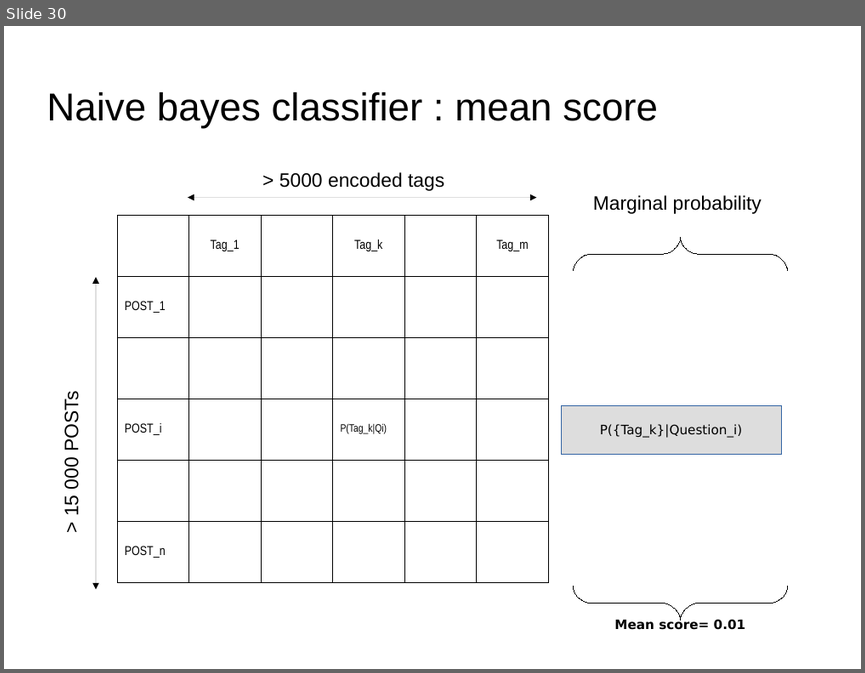
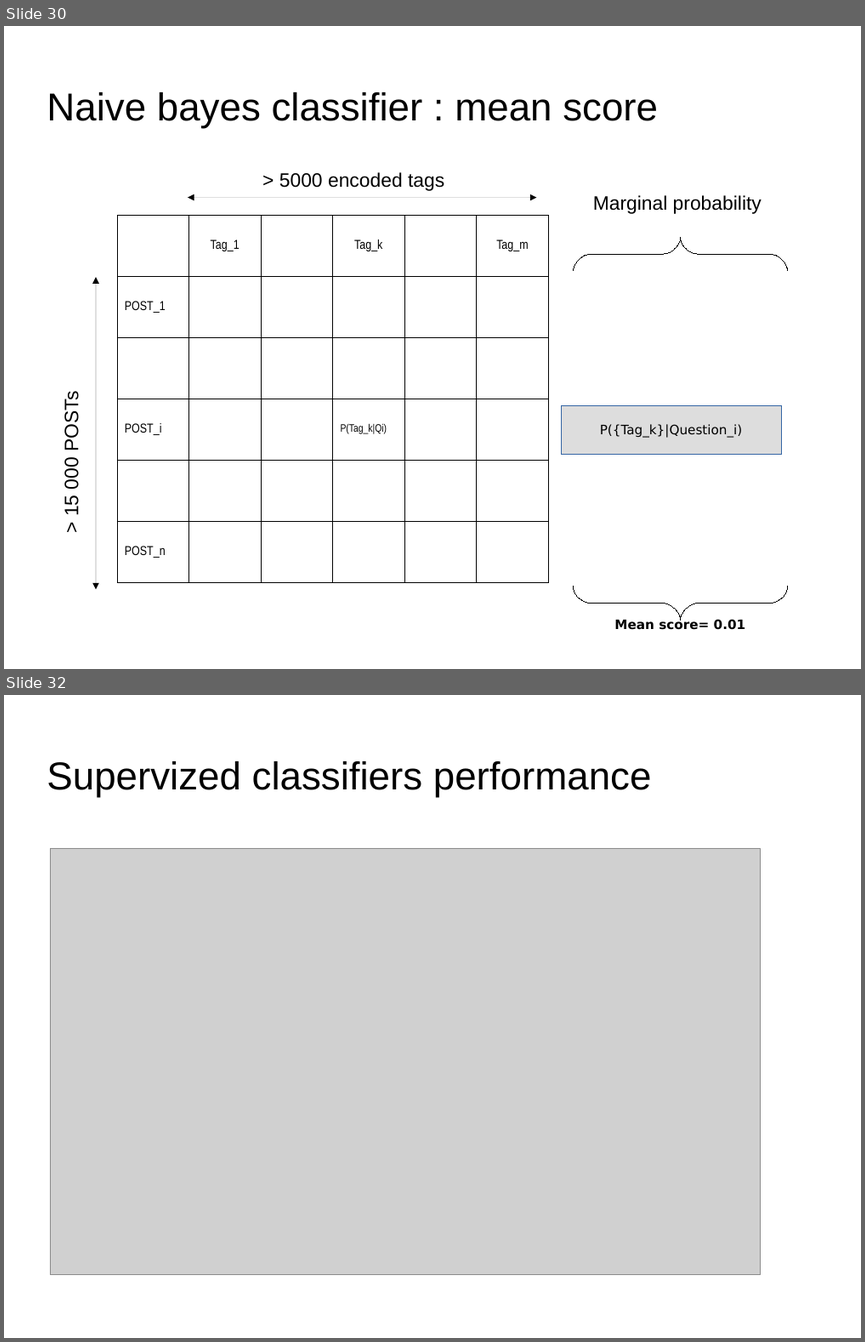
Before and after one commit to dataforcast/OC_Datascientist, a slide deck: P6/report/Openclassrooms_ParcoursDatascientist_P6-V1.odp. Shown one above the other, each under a label of ours: slide 30 before the commit, slides 30 and 32 after it; the slides between them are not shown. The pictures are 865x673 and 865x1342 pixels, drawn with LibreOffice and Linux fonts; fonts in the diff are those of the drawing; grey boxes stand for pictures; background and template pictures are left out. Boxes give left, top, right and bottom in pixels: in the first picture for what was removed or moved away, otherwise in the second. Text is boxed around its words. In the diff, an @@ line names an element or a change of style, - is before the commit and + after.

Commit message:
P6 / Supervized algo. Rework of accuracy computation. It is now based on match of features and TAGs rather then native accuracy computation

```diff
--- a/P6/report/Openclassrooms_ParcoursDatascientist_P6-V1.odp
+++ b/P6/report/Openclassrooms_ParcoursDatascientist_P6-V1.odp
@@ slide 32 added at [4,695,861,1338], background picture (left out) @@
@@ title added at [46,761,652,798], 36 pt, text #000000 @@
+Supervized classifiers performance
@@ picture added at [50,848,760,1275] @@
```
Also in this commit, not shown: 2 slides changed, 2 other files.
